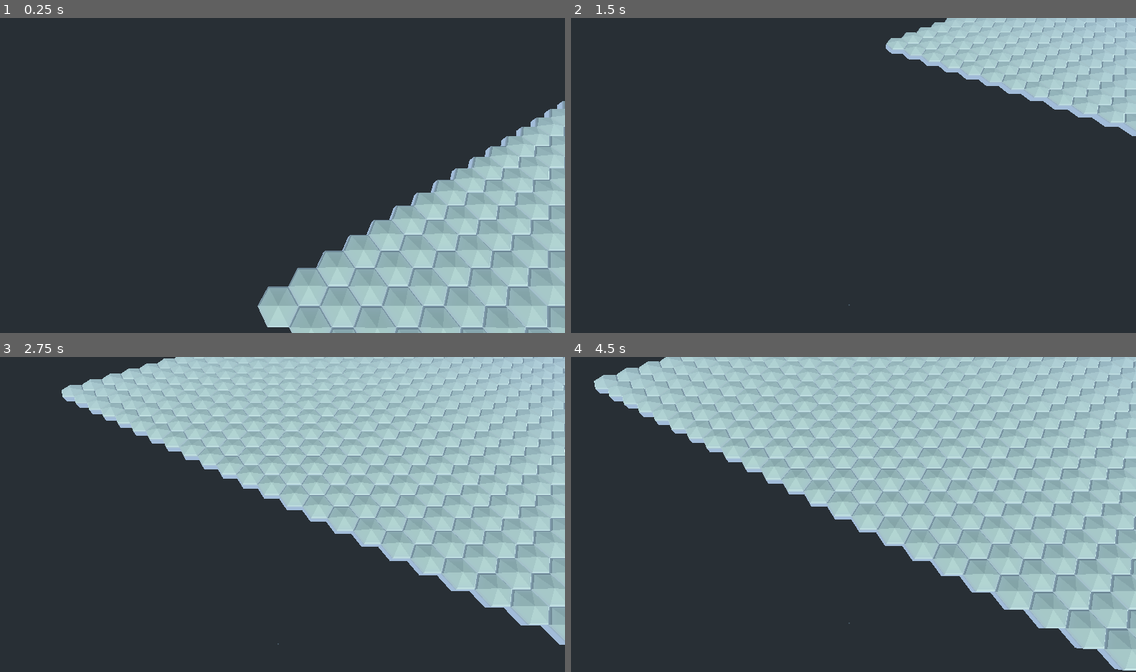
Above: before the commit, frames 1-4 (two rows, left to right).
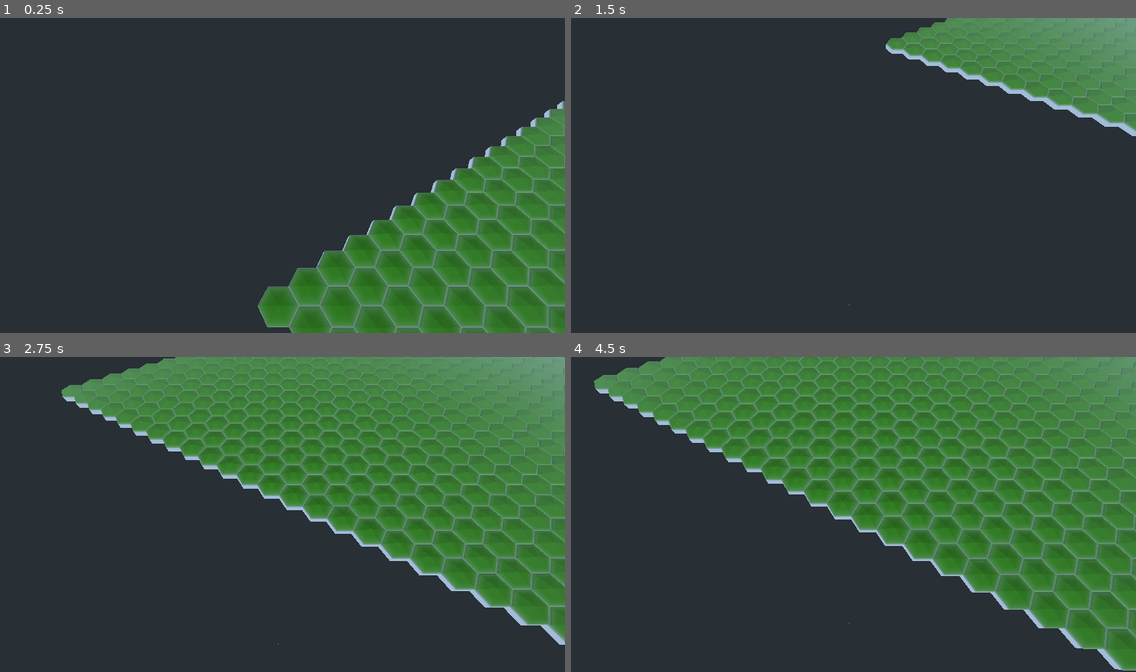
Above: after the commit, the same moments.

Repository: cloudziq/CIVI
Game: Godot game, scene res://data/res/MAP.tscn
The game is run twice, just before and just after one commit, with the same random seed, the same clock (stepped at 60 frames per second) and the same inputs.
Inputs (mouse positions are in pixels of both pictures, inside the frame that each line leads up to):
- Up to frame 1 (0.25 s): no input
- Up to frame 2 (1.5 s): move the mouse to (977, 159) at 0.52 s; hold S (move_D) 0.53-1.28 s; click (977, 159) at 0.67 s; tap A (move_L) at 0.8, 1.35 s; move the mouse to (734, 191) at 1.27 s; click (734, 191) at 1.42 s
- Up to frame 3 (2.75 s): tap D (move_R) at 1.55 s; tap Enter at 2 s; move the mouse to (333, 445) at 2.02 s; hold D (move_R) from 2.03 s (still down); click (333, 445) at 2.17 s; tap W (move_U) at 2.3 s
- Up to frame 4 (4.5 s): move the mouse to (819, 577) at 2.77 s; release D (move_R) at 2.78 s; tap W (move_U) at 2.85 s; click (819, 577) at 2.92 s; tap Mouse wheel up (zoom+) at 3.05 s; move the mouse to (1023, 561) at 3.52 s; hold Mouse wheel up (zoom+) 3.53-4.28 s; click (1023, 561) at 3.67 s; tap Mouse wheel down (zoom-) at 3.8, 4.35 s; move the mouse to (678, 467) at 4.27 s; click (678, 467) at 4.42 s

The runs differ from the first frame. In frame 1, 23% of the frame differs, in the area x 45-100%, y 26-100%; in frame 2, 9.4%; in frame 3, 44%; in frame 4, 52%, in the area x 4-100%, y 0-100%.

Commit message:
multimesh system for tiles

Diff:
--- a/data/models/hex_tile.tscn
+++ b/data/models/hex_tile.tscn
@@ -1,10 +1,6 @@
-[gd_scene load_steps=3 format=2]
+[gd_scene load_steps=2 format=2]
 
-[ext_resource path="res://data/hex_tile.obj" type="ArrayMesh" id=1]
-
-[sub_resource type="SpatialMaterial" id=1]
-albedo_color = Color( 0.552941, 0.584314, 0.560784, 1 )
+[ext_resource path="res://data/models/map/tile/hex_tile.obj" type="ArrayMesh" id=1]
 
 [node name="hex_tile" type="MeshInstance"]
 mesh = ExtResource( 1 )
-material/0 = SubResource( 1 )
--- a/data/res/Camera.gd
+++ b/data/res/Camera.gd
@@ -3,10 +3,9 @@
 
 
 
-var move           :  Vector3
 var move_speed_add := 0.0
 var zoom_speed     := 0.0
-var move_speed     := Vector3()
+var move_vector    := Vector3()
 var target_angle   := 0.0
 
 var def_zoom_speed := 26.0
@@ -38,10 +37,10 @@
 		zoom_speed = lerp(zoom_speed, 0.0, .2)
 
 	#  Moving:
-	if move_speed != Vector3():
-		var vector = transform.basis.x * move_speed.x + transform.basis.z * move_speed.z
+	if move_vector != Vector3():
+		var vector = transform.basis.x * move_vector.x + transform.basis.z * move_vector.z
 		vector.y = 0
-		global_translation += vector.normalized() * move_speed.length() * delta
+		global_translation += vector.normalized() * move_vector.length() * delta
 
 	#  Tilting:
 	if rotation_degrees.x != target_angle:
@@ -54,18 +53,18 @@
 
 func _input(event) -> void:
 	if Input.is_action_pressed("move_L"):
-		move_speed.x = -def_move_speed - move_speed_add
+		move_vector.x = -def_move_speed - move_speed_add
 	elif Input.is_action_pressed("move_R"):
-		move_speed.x = def_move_speed + move_speed_add
+		move_vector.x = def_move_speed + move_speed_add
 	else:
-		move_speed.x = 0
+		move_vector.x = 0
 
 	if Input.is_action_pressed("move_U"):
-		move_speed.z = -def_move_speed - move_speed_add
+		move_vector.z = -def_move_speed - move_speed_add
 	elif Input.is_action_pressed("move_D"):
-		move_speed.z = def_move_speed + move_speed_add
+		move_vector.z = def_move_speed + move_speed_add
 	else:
-		move_speed.z = 0
+		move_vector.z = 0
 
 	#  mouse zoom:
 	if event is InputEventMouseButton:
@@ -79,8 +78,8 @@
 
 
 
-func cam_mod(move_ := 0.0) -> void:
-	zoom_speed += move_
+func cam_mod(move := 0.0) -> void:
+	zoom_speed += move
 	zoom_speed = clamp(zoom_speed, -def_zoom_speed, def_zoom_speed)
 	move_speed_add = def_move_speed * (1 + (global_translation.y - min_h) / (max_h - min_h) * 6)
 
--- a/data/res/MAP.gd
+++ b/data/res/MAP.gd
@@ -1,8 +1,9 @@
 extends Spatial
 
 
-onready var hex_  = preload("res://data/models/hex_tile.tscn"); var hex
+#onready var hex_  = preload("res://data/models/hex_tile.tscn"); var hex
 
+var tile_grass  = MultiMeshInstance.new()
 
 var hex_size    = 2
 var hex_height  = 1.0
@@ -14,13 +15,41 @@
 
 
 
+
 func _ready() -> void:
-	for x in range(0, 40):
-		for y in range(0, 40):
-			hex           = hex_.instance()
-			add_child(hex)
-			hex.translation = hex_to_world(x, y)
-			map_data.append([hex])
+	map_gen(100, 100)
+
+
+
+
+
+
+func map_gen(s1: int, s2: int) -> void:
+	var transform
+	var material
+
+	tile_grass.multimesh                   = MultiMesh.new()
+	tile_grass.multimesh.mesh              = load("res://data/models/map/tile/hex_tile.obj")
+	tile_grass.multimesh.transform_format  = MultiMesh.TRANSFORM_3D
+#	tile_grass.multimesh.color_format      = MultiMesh.COLOR_FLOAT
+	tile_grass.multimesh.instance_count    = s1 * s2
+
+	material = SpatialMaterial.new()
+	material.albedo_color         = Color(.4, 1, .2)
+	material.roughness = 1
+	material.metallic  = .9
+	tile_grass.material_override  = material
+
+	var i  = 0
+	for x in range(0, s1):
+		for y in range(0, s2):
+			transform         = Transform()
+			transform.origin  = hex_to_world(x, y)
+			tile_grass.multimesh.set_instance_transform(i, transform)
+			i += 1
+
+	add_child(tile_grass)
+
 
 
 
Not shown, removed: data/hex_tile.obj.import
Renamed: data/hex_tile.obj -> data/models/map/tile/hex_tile.obj
Not shown, added: data/models/map/tile/hex_tile.obj.import
